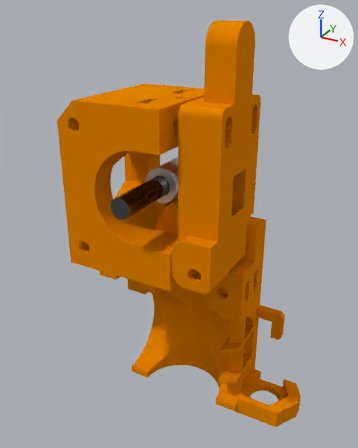
An edit to the Blender file Blender/Mk2 Extruder FOR MK8.blend, drawn before and after from the same camera.
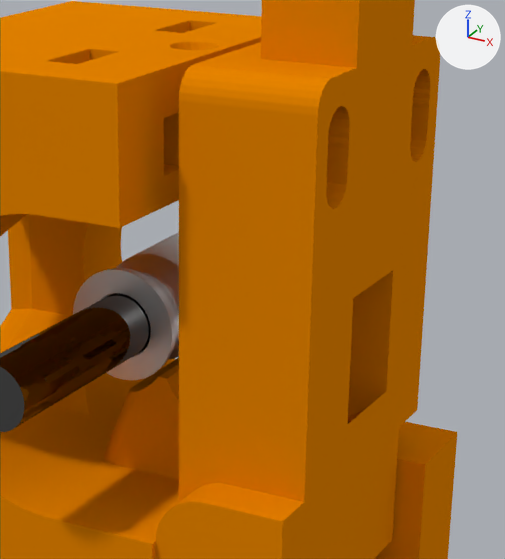
Each version is shown whole from a camera (50 mm lens) standing at (59.0, -118.6, 40.5) and looking at (3.6, -17.8, -9.9), then close up on the part from 34% to 79% of the width and 19% to 58% of the height. Every picture has the same lights, and +X, +Y and +Z are marked at upper right.

The first close-up shows 'Axis', 'Extruder-Body.001', 'Extruder-Idler.001', 'MK8'.
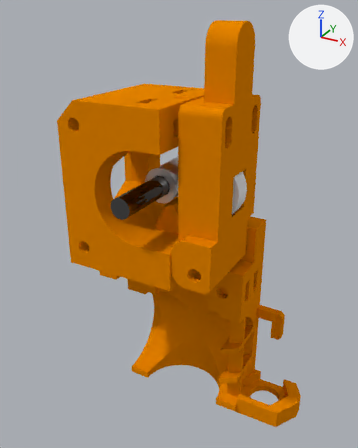
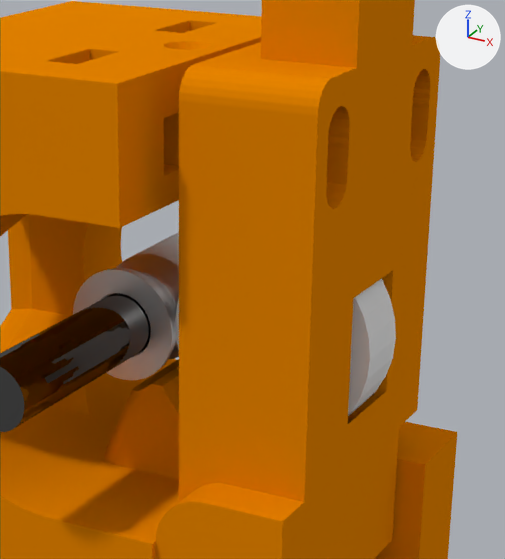
ob_circle_001 is not drawn itself; it is used by a modifier of ob_male_extruder_001.
ob_bearing_hole_clearence is not drawn itself; it is used by a modifier of ob_male_extruder_001.

Boxes [x1, y1, x2, y2] around the edits, measured in the close-ups (505 x 559 px; the box of a moved part takes in the faces that stretch with it):
'Extruder-Body.001', reshaped
    both: [0, 1, 457, 559]
'Circle.002', added
    after: [175, 278, 396, 416]
part 1 of me_extruder_body_001, moved or reshaped
    before: [104, 364, 179, 478]
    after: [104, 368, 179, 478]

The edits, one by one:
me_extruder_body_001 has 396 vertices, 266 faces and spans x -32.3..-21.2, y -29.7..-18.8, z -14.5..4.9.
me_extruder_body_001 is used by ob_male_extruder_001; location (-23.6, -16.1, -32.75); rotation (1.571, 3.142, 0.0), in degrees (90, 180, 0).
me_extruder_body_001 part 1: all 132 vertices in x -30.5..-24.5, y -29.7, z -4.0..4.9 are moved by (0.0, 0.7, 0.0).
Mesh me_circle_009 is new.
It has 64 vertices, 34 faces and spans x -8.0..8.0, y -8.0..8.0, z 0.0..5.0.
Object 'Circle.001' (ob_circle_001) moves from (3.9, -16.57, 15.35) to (3.501, -16.57, 15.35).
Object 'Bearing hole clearence' (ob_bearing_hole_clearence) is rescaled from (9.81, 9.81, 9.15) to (10.6, 10.6, 9.15).
Object 'Circle.002' (ob_circle_002) is new; it shows me_circle_009.
Its location is (11.8, -14.13, 0.75).
Its rotation in degrees is (90, 0, 0).
